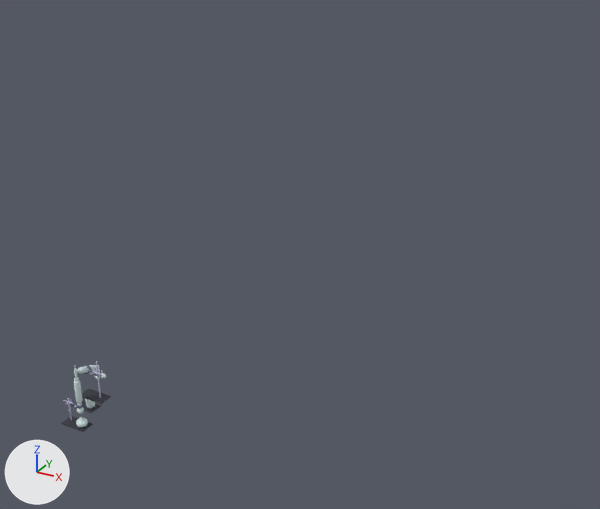
Two versions of the FBX model LastMoon/Assets/_Resources/Model/Station/production/LastLuna_Model_Station_Fractional_Distiller.fbx, one commit apart.
Both versions are drawn from a 50 mm lens placed at (36.4, -35.9, 34.1), pointed at (-2.8, 35.4, -1.6). The lights are fixed; the arrows at lower left show +X, +Y and +Z. Where no turn or scale is listed for an object, it has been applied to the vertices.
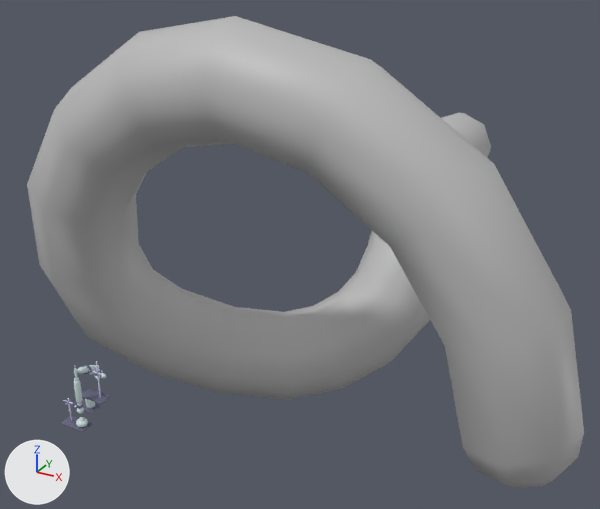
Where the newer file only moved an object's origin or applied its transform, the numbers keep the older frame.

Changed parts and their boxes [x1, y1, x2, y2] in the pictures (600 x 509 px):
'Alcohol_Lamp_Wick001.001', added
    after: [27, 16, 584, 489]

The change in detail:
Material 'Add_Wick' (mat_add_wick) is new.
Its base color is (0.5, 0.5, 0.5) (grey #bcbcbc).
Mesh me_mesh_031_1 is new.
It has 266 vertices, 272 faces and spans x -25.1..29.9, y -14.9..52.3, z -20.0..25.1.
It uses material mat_add_wick (grey #bcbcbc).
Object 'Alcohol_Lamp_Wick001.001' (ob_alcohol_lamp_wick001_001) is new; it shows me_mesh_031_1.
Its location is (0.0, 29.9, 0.0).
